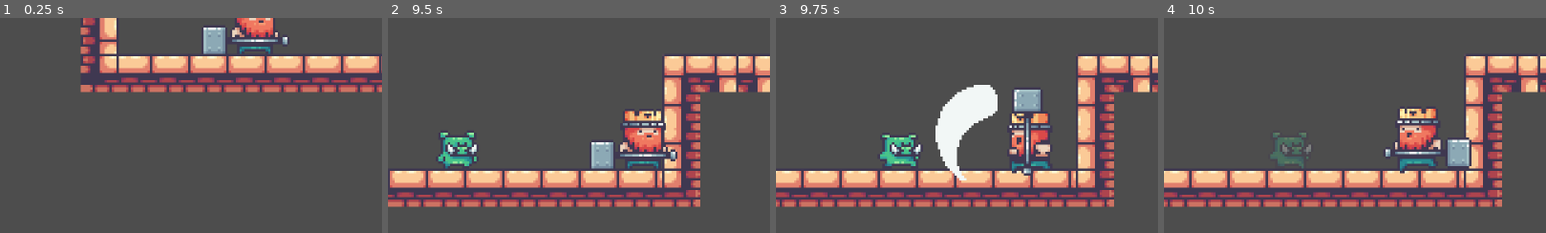
Above: before the commit, frames 1-4 (left to right).
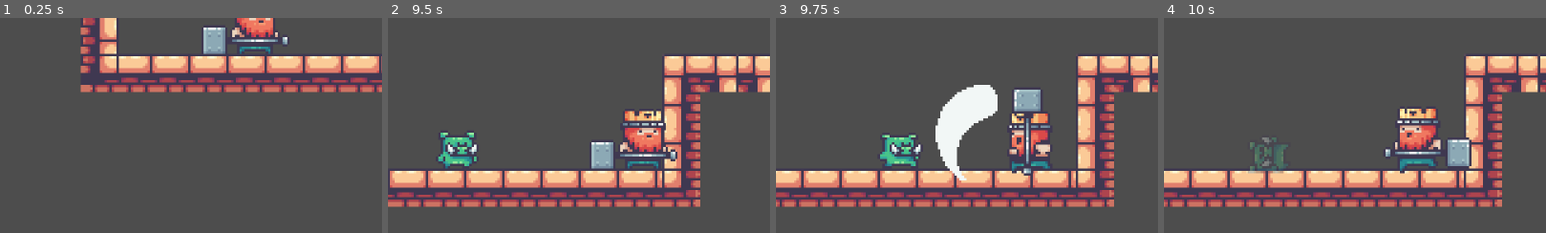
Above: after the commit, the same moments.

Repository: samuelurbinaflor/pmv-godot-learning-game
Game: Godot game, scene res://scenes/game.tscn
Same seed, same stepped clock (60 frames per second), same inputs: the game is played once before the commit and once after it.
Inputs:
- Up to frame 1 (0.25 s): no input
- Up to frame 2 (9.5 s): tap Enter (attack) at 0.5, 0.6, 1.35, 2.1, 2.85, 3.6, 4.35, 5.1, 5.85, 6.6, 7.35, 8.1, 8.85 s; hold D (m_right) 0.53-2.03 s; tap W (jump) at 0.77, 1.52, 3.02, 3.77, 4.52, 6.02, 6.77, 7.52, 9.02 s; hold A (m_left) 2.03-2.78 s; hold D (m_right) 2.78-4.28 s; hold A (m_left) 4.28-5.03 s; hold D (m_right) 5.03-5.78 s; hold A (m_left) 5.78-7.28 s; hold D (m_right) from 7.28 s (still down)
- Up to frame 3 (9.75 s): release D (m_right) at 9.53 s; hold A (m_left) from 9.53 s (still down); tap Enter (attack) at 9.6 s
- Up to frame 4 (10 s): keep holding A (m_left); tap W (jump) at 9.77 s
The pictures show only the part of the screen within x 17-67%, y 50-100%; the shares and areas given below are measured in that part.

Frames 1-3 are identical in both runs. In frame 4, 1.2% of the frame differs, in the area x 22-39%, y 53-73%.

Commit message:
diamonds_counter_func

Diff:
--- a/project.godot
+++ b/project.godot
@@ -24,6 +24,7 @@
 
 enemies=""
 player=""
+diamonds=""
 
 [input]
 
--- a/scenes/diamond.tscn
+++ b/scenes/diamond.tscn
@@ -1,7 +1,6 @@
-[gd_scene load_steps=85 format=3 uid="uid://c5a6g5kmrp1w1"]
+[gd_scene load_steps=84 format=3 uid="uid://c5a6g5kmrp1w1"]
 
 [ext_resource type="Texture2D" uid="uid://cirbv0lnng73t" path="res://assets/objects/Live and Coins/Big Diamond Idle.png" id="1_0a7ml"]
-[ext_resource type="Script" uid="uid://ckryclyto7pj2" path="res://scripts/diamond.gd" id="1_okr8r"]
 
 [sub_resource type="AtlasTexture" id="AtlasTexture_okr8r"]
 atlas = ExtResource("1_0a7ml")
@@ -574,16 +573,15 @@
 [sub_resource type="CircleShape2D" id="CircleShape2D_0a7ml"]
 radius = 6.0
 
-[node name="diamond" type="Area2D"]
+[node name="diamond" type="Area2D" groups=["diamonds"]]
 collision_layer = 64
-script = ExtResource("1_okr8r")
 
 [node name="AnimatedSprite2D" type="AnimatedSprite2D" parent="."]
 sprite_frames = SubResource("SpriteFrames_gtqlk")
 autoplay = "default"
 frame_progress = 0.49618852
 
-[node name="CollisionShape2D" type="CollisionShape2D" parent="."]
+[node name="CollisionShape2D" type="CollisionShape2D" parent="." groups=["diamonds"]]
 shape = SubResource("CircleShape2D_0a7ml")
 
 [connection signal="body_entered" from="." to="." method="_on_body_entered"]
--- a/scenes/player.tscn
+++ b/scenes/player.tscn
@@ -424,16 +424,24 @@
 position = Vector2(0, -1)
 shape = SubResource("CapsuleShape2D_y4r1p")
 
-[node name="Attack_Hitbox" type="Area2D" parent="."]
+[node name="attack_hitbox" type="Area2D" parent="."]
 position = Vector2(8, -4)
 collision_layer = 4
 collision_mask = 2
 monitoring = false
 
-[node name="CollisionShape2D" type="CollisionShape2D" parent="Attack_Hitbox"]
+[node name="CollisionShape2D" type="CollisionShape2D" parent="attack_hitbox"]
 position = Vector2(20, 2)
 rotation = 1.5707964
 shape = SubResource("CapsuleShape2D_d2wvv")
 
+[node name="diamond_hitbox" type="Area2D" parent="."]
+collision_mask = 64
+
+[node name="CollisionShape2D" type="CollisionShape2D" parent="diamond_hitbox"]
+position = Vector2(0, -1)
+shape = SubResource("CapsuleShape2D_y4r1p")
+
 [connection signal="animation_finished" from="AnimatedSprite2D" to="." method="_on_animated_sprite_2d_animation_finished"]
-[connection signal="area_entered" from="Attack_Hitbox" to="." method="_on_attack_hitbox_area_entered"]
+[connection signal="area_entered" from="attack_hitbox" to="." method="_on_attack_hitbox_area_entered"]
+[connection signal="area_entered" from="diamond_hitbox" to="." method="_on_diamond_hitbox_area_entered"]
--- a/scripts/diamond.gd
+++ /dev/null
@@ -1,5 +0,0 @@
-extends Area2D
-
-
-func _on_body_entered(body: Node2D) -> void:
-	queue_free()
--- a/scripts/pig.gd
+++ b/scripts/pig.gd
@@ -2,7 +2,7 @@
 extends Node2D
 
 const SPEED = 50
-const MAX_HEALTH = 50
+const MAX_HEALTH = 2
 
 var direction = 1
 var current_health := MAX_HEALTH
--- a/scripts/player.gd
+++ b/scripts/player.gd
@@ -15,14 +15,17 @@
 var cooldown := 0.8 #invulnerability time
 var can_take_damage := true
 var facing_left := false
+var diamonds := 0
 
 # === REFS ===
 @onready var animated_sprite: AnimatedSprite2D = $AnimatedSprite2D
-@onready var attack_hitbox: Area2D = $Attack_Hitbox
+@onready var attack_hitbox: Area2D = $attack_hitbox
 @onready var game: Node2D = $".."
+@onready var diamond_hitbox: Area2D = $diamond_hitbox
 
 func _ready():
 	attack_hitbox.monitoring = false
+	diamond_hitbox.monitoring = true
 
 func _physics_process(delta: float) -> void:
 	if not alive:
@@ -109,7 +112,7 @@
 	else:
 		attack_hitbox.position = attack_position
 
-# === DAMAGE ===
+ # === DAMAGE ===
 func hit(amount: int):
 	if not alive or not can_take_damage:
 		return
@@ -118,12 +121,14 @@
 		current_health -= amount
 		can_take_damage = false
 
+
 		if current_health <= 0:
 			await die()
 		else:
 			blink_effect()
 			await get_tree().create_timer(cooldown).timeout
 			can_take_damage = true
+
 
 
 func die():
@@ -139,3 +144,10 @@
 		await get_tree().create_timer(0.1).timeout
 		modulate = Color(1, 1, 1, 1) # visible
 		await get_tree().create_timer(0.1).timeout
+
+# === DIAMONDS ===
+func _on_diamond_hitbox_area_entered(area: Area2D) -> void:
+	if area.is_in_group("diamonds"):
+		diamonds += 1
+		area.queue_free()  # elimina el diamante de la escena
+		print("Diamantes: ", diamonds)
Not shown, removed: scripts/diamond.gd.uid
